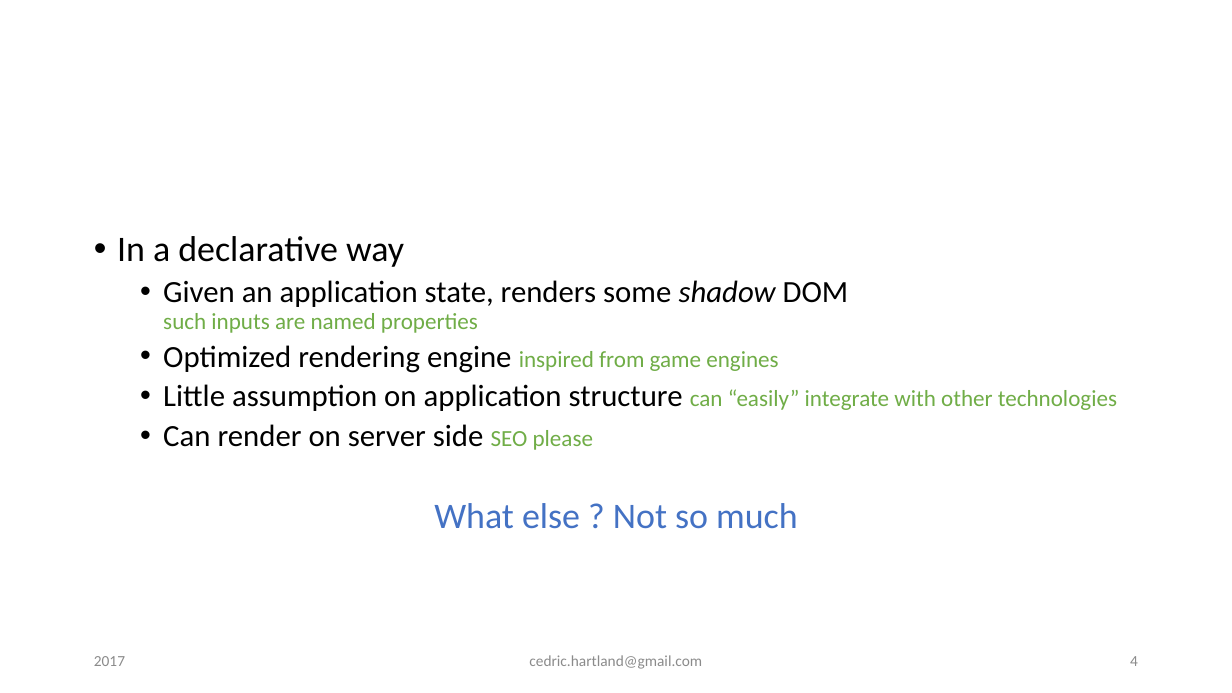
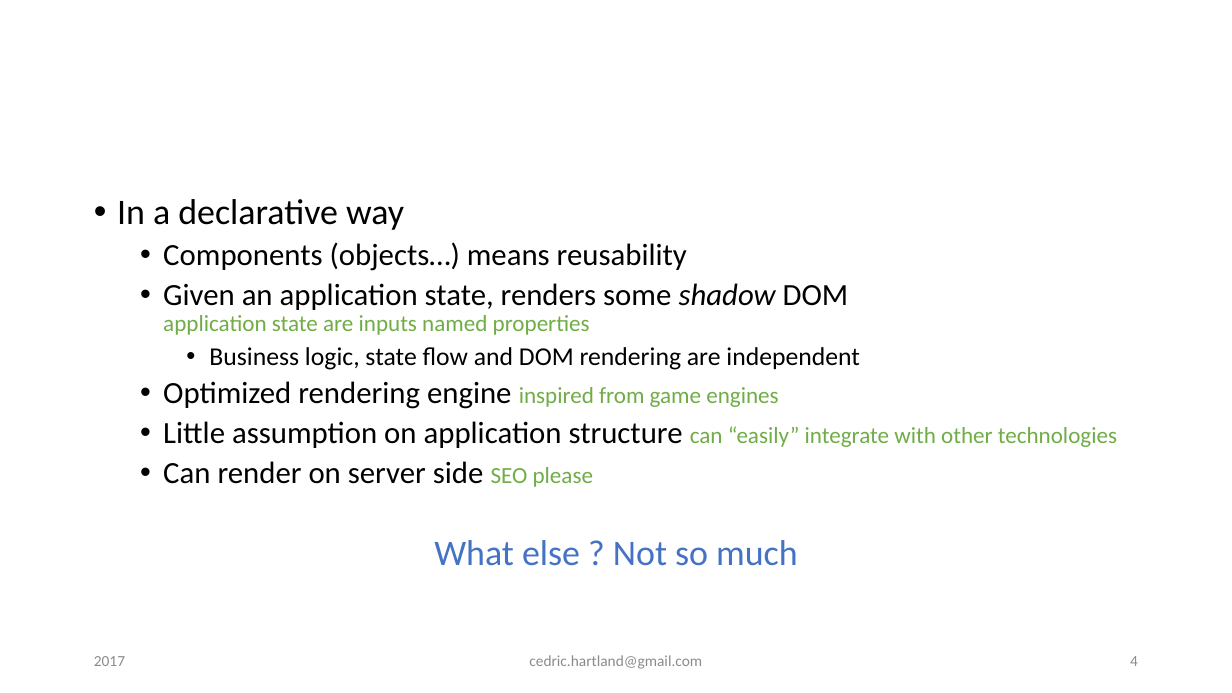
Before and after one commit to gigacool/react-redux-presentation, a slide deck: slide 4 of docs/React & Redux.pptx. Drawn at 1232x693 pixels with LibreOffice and Linux fonts; fonts in the diff are those of the drawing; background and template pictures are left out. Boxes give left, top, right and bottom in pixels: in the first picture for what was removed or moved away, otherwise in the second. Text is boxed around its words. In the diff, an @@ line names an element or a change of style, - is before the commit and + after.

```diff
--- a/docs/React & Redux.pptx
+++ b/docs/React & Redux.pptx
@@ text at box(163, 242, 860, 370): text changed @@
-  • Given an application state, renders some shadow DOM
-    such inputs are named properties
+  • Components (objects…) means reusability
+  • Given an application state, renders some shadow DOM
+    application state are inputs named properties
+    • Business logic, state flow and DOM rendering are independent
```
Also in this commit, not shown: 4 other slides changed, 4 slides added, 1 other file.
